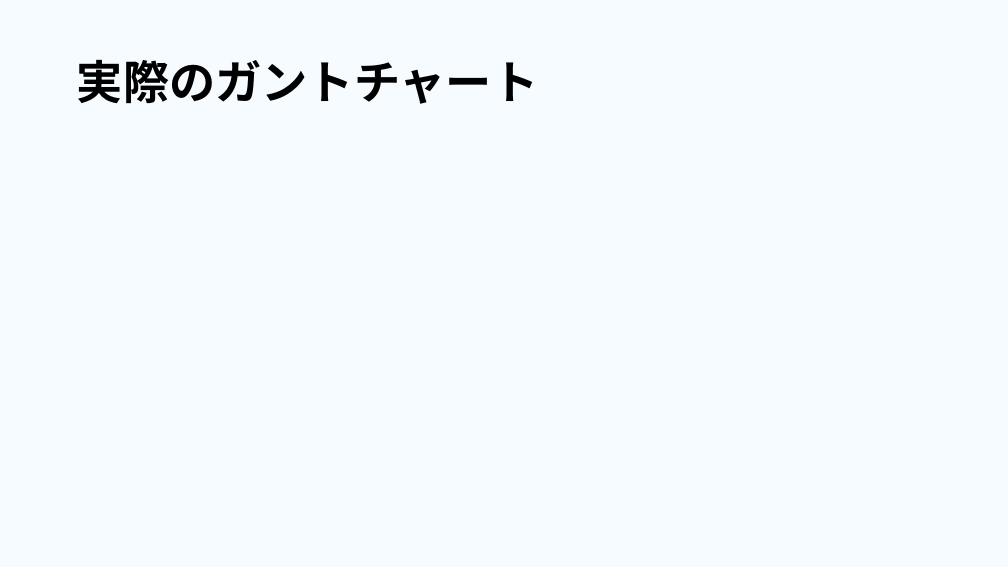
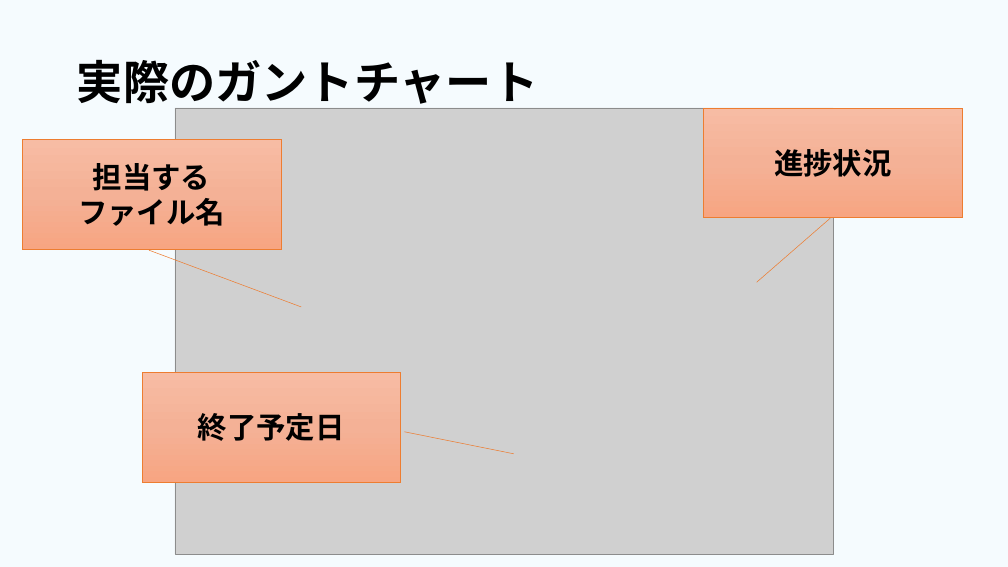
Before and after one commit to dojo2023/E-4, a slide deck: slide 24 of 共有用フォルダー/成果発表.pptx (slide 25 before the commit). Drawn at 1008x567 pixels with LibreOffice and Linux fonts; fonts in the diff are those of the drawing; grey boxes stand for pictures. Boxes give left, top, right and bottom in pixels: in the first picture for what was removed or moved away, otherwise in the second. Text is boxed around its words. In the diff, an @@ line names an element or a change of style, - is before the commit and + after.

```diff
--- a/共有用フォルダー/成果発表.pptx
+++ b/共有用フォルダー/成果発表.pptx
@@ picture added at (175, 108, 833, 554) @@
@@ border callout added at (704, 108, 963, 218), fill gradient #F7BDA5 to #F5B196 to #F8A582, outline #ED7D31 0.5 pt, 28 pt, text #000000, bold @@
+進捗状況
@@ border callout added at (23, 140, 281, 250), fill gradient #F7BDA5 to #F5B196 to #F8A582, outline #ED7D31 0.5 pt, 28 pt, text #000000, bold @@
+担当する
+ファイル名
@@ border callout added at (142, 373, 401, 482), fill gradient #F7BDA5 to #F5B196 to #F8A582, outline #ED7D31 0.5 pt, 28 pt, text #000000, bold @@
+終了予定日
```
Also in this commit, not shown: 7 other slides changed, 1 slide added, 1 slide removed.
